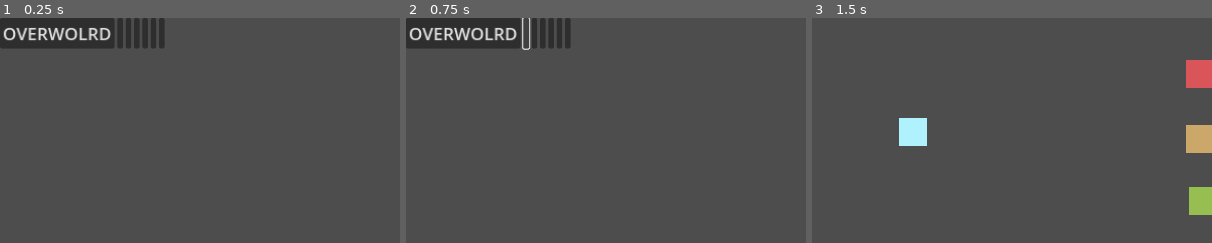
Above: before the commit, frames 1-3 (left to right).
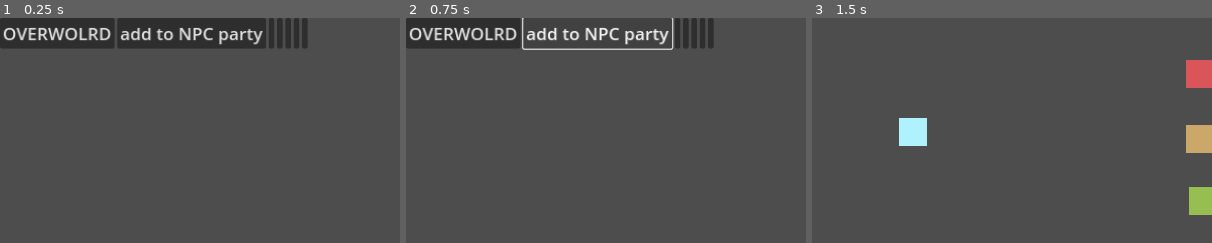
Above: after the commit, the same moments.

Repository: Where-is-my-input/Erratic-Seasons
Game: Godot game, scene res://game_scenes/n_2d_debug_scene.tscn
Two runs of this game, one before a commit and one after it. Both use one fixed random seed, a clock stepped at 60 frames per second and the inputs below.
Inputs (mouse positions are % of the whole screen's width and height, from its top left; square brackets give the same spot before the commit, where the layout moved):
- Up to frame 1 (0.25 s): no input
- Up to frame 2 (0.75 s): click (24, 3) [15, 3] at 0.5 s
- Up to frame 3 (1.5 s): click "OVERWOLRD" at 1.25 s
The pictures show only the part of the screen within x 0-50%, y 0-50%; the shares and areas given below are measured in that part.

The runs differ from the first frame. In frame 1, 4.5% of the frame differs, in the area x 30-77%, y 0-14%; in frame 2, 2.2%; in frame 3, nothing differs.

Commit message:
debug buttons

Diff:
--- /dev/null
+++ b/characters/npc/twin_angels.tscn
@@ -0,0 +1,8 @@
+[gd_scene load_steps=2 format=3 uid="uid://db8wosw30dqi3"]
+
+[ext_resource type="PackedScene" uid="uid://vrmulrli4eab" path="res://characters/character.tscn" id="1_a56ce"]
+
+[node name="character" instance=ExtResource("1_a56ce")]
+characterType = 2
+maxHP = 500
+atk = 5
--- a/game_scenes/battle.tscn
+++ b/game_scenes/battle.tscn
@@ -121,7 +121,7 @@
 grow_vertical = 2
 size_flags_horizontal = 4
 
-[node name="HBoxContainer" type="HBoxContainer" parent="battleUI/CanvasLayer/playerPartyUI"]
+[node name="playerPartyContainer" type="HBoxContainer" parent="battleUI/CanvasLayer/playerPartyUI"]
 layout_mode = 1
 anchors_preset = 14
 anchor_top = 0.5
@@ -131,10 +131,10 @@
 grow_vertical = 2
 alignment = 1
 
-[node name="characterUI" parent="battleUI/CanvasLayer/playerPartyUI/HBoxContainer" instance=ExtResource("3_f0nxq")]
+[node name="characterUI" parent="battleUI/CanvasLayer/playerPartyUI/playerPartyContainer" instance=ExtResource("3_f0nxq")]
 layout_mode = 2
 
-[node name="characterUI2" parent="battleUI/CanvasLayer/playerPartyUI/HBoxContainer" instance=ExtResource("3_f0nxq")]
+[node name="characterUI2" parent="battleUI/CanvasLayer/playerPartyUI/playerPartyContainer" instance=ExtResource("3_f0nxq")]
 layout_mode = 2
 
 [node name="Transition" type="AnimationPlayer" parent="battleUI/CanvasLayer"]
--- a/game_scenes/battleUI.gd
+++ b/game_scenes/battleUI.gd
@@ -1,6 +1,9 @@
 extends Control
 
+@onready var player_party_container = $CanvasLayer/playerPartyUI/playerPartyContainer
 
 # Called when the node enters the scene tree for the first time.
 func _ready():
-	pass # Replace with function body.
+	for c in Global.playerParty:
+		var charUI = preload("res://UI/character_ui.tscn").instantiate()
+		player_party_container.add_child(charUI)
--- a/game_scenes/n_2d_debug_scene.gd
+++ b/game_scenes/n_2d_debug_scene.gd
@@ -13,3 +13,7 @@
 
 func _on_button_pressed():
 	get_tree().change_scene_to_file("res://game_scenes/OverWorld/over_world.tscn")
+
+
+func _on_button_2_pressed():
+	Global.npcParty.push_back(preload("res://characters/npc/twin_angels.tscn").instantiate())
--- a/game_scenes/n_2d_debug_scene.tscn
+++ b/game_scenes/n_2d_debug_scene.tscn
@@ -24,6 +24,7 @@
 
 [node name="Button2" type="Button" parent="Container/BoxContainer"]
 layout_mode = 2
+text = "add to NPC party"
 
 [node name="Button3" type="Button" parent="Container/BoxContainer"]
 layout_mode = 2
@@ -41,3 +42,4 @@
 layout_mode = 2
 
 [connection signal="pressed" from="Container/BoxContainer/Button" to="." method="_on_button_pressed"]
+[connection signal="pressed" from="Container/BoxContainer/Button2" to="." method="_on_button_2_pressed"]
--- a/system/global.gd
+++ b/system/global.gd
@@ -3,6 +3,8 @@
 enum character {CECILIA, GEOVANNA, TWIN_ANGELS}
 
 var playerParty:Array
+
+var npcParty:Array
 
 # Called when the node enters the scene tree for the first time.
 func _ready():
